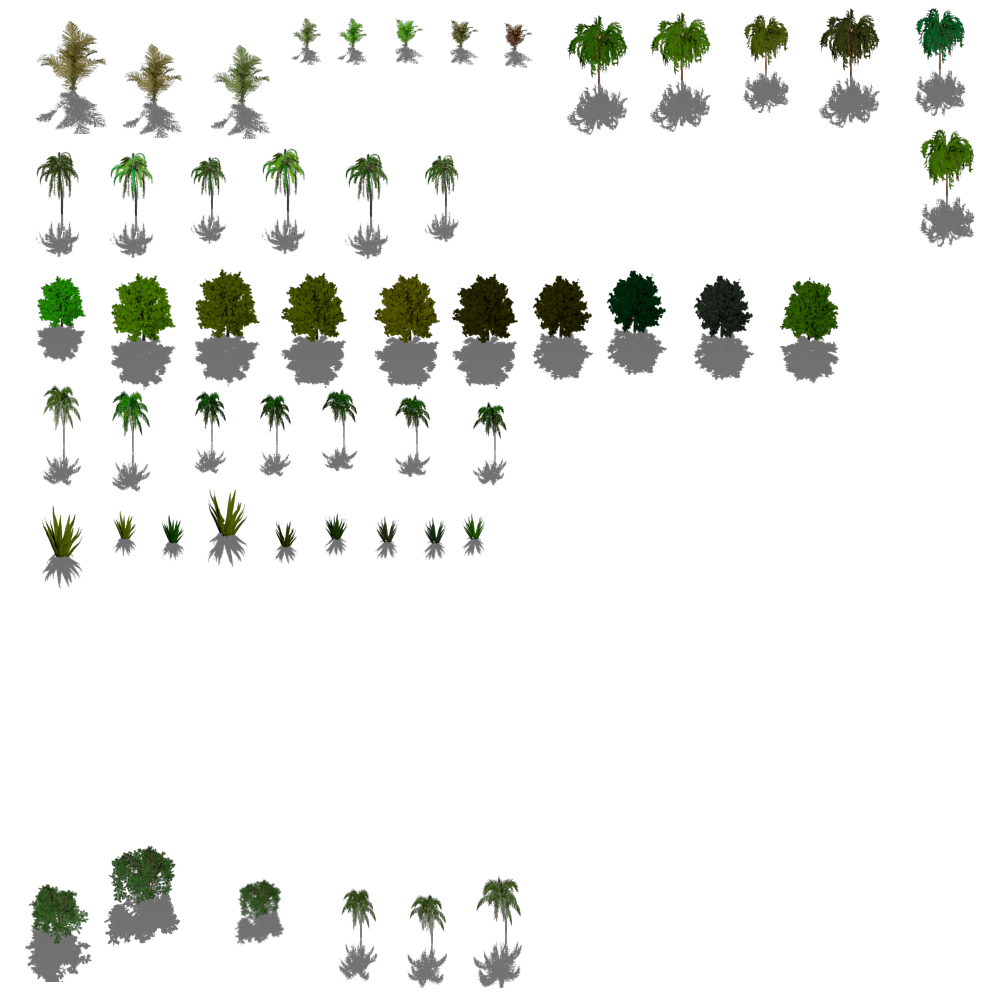
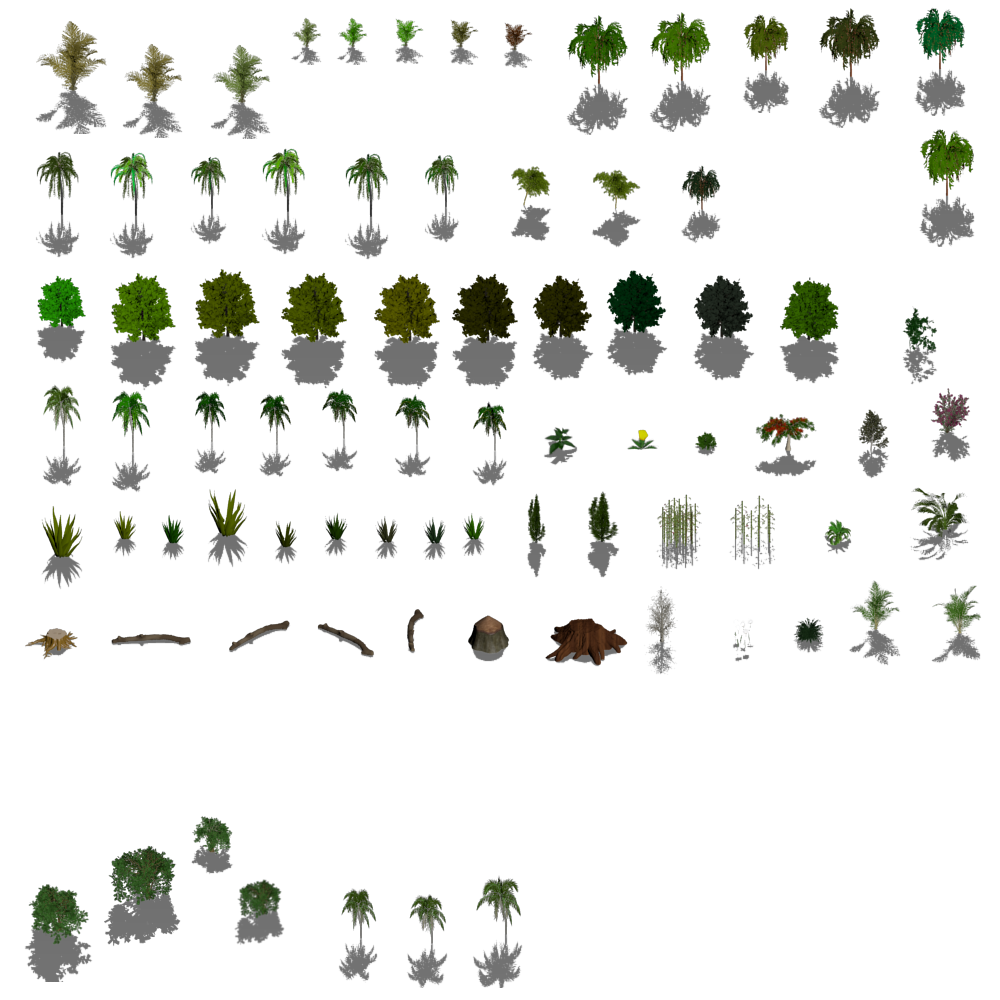
Two versions of the same layered image (w=1000, h=1000). Layer-by-layer changes:
added layer "Background copy#28" above "Background copy#27" over [902, 306, 938, 385]
added layer "Background copy#27" above "Background copy#26" over [191, 815, 234, 875]
added layer "Background copy#26" above "Background copy#25" over [930, 388, 971, 463]
added layer "Background copy#25" above "Background copy#24" over [910, 487, 970, 561]
added layer "Background copy#24" above "Background copy#23" over [680, 165, 721, 244]
added layer "Background copy#23" above "Background copy#22" over [931, 585, 982, 664]
added layer "Background copy#22" above "Background copy#21" over [848, 580, 901, 666]
added layer "Background copy#21" above "Background copy#20" over [591, 169, 642, 248]
added layer "Background copy#20" above "Background copy#19" over [510, 166, 552, 242]
added layer "Background copy#18" above "Background copy#17" over [857, 409, 890, 479]
added layer "Background copy#16" above "Background copy#15" over [754, 413, 817, 477]
added layer "Background copy#14" above "Background copy#13" over [729, 495, 776, 570]
added layer "Background copy#13" above "Background copy#12" over [656, 494, 702, 570]
added layer "Background copy#11" above "Background copy#10" over [644, 586, 678, 675]
added layer "Background copy#10" above "Background copy#9" over [545, 618, 628, 667]
added layer "Background copy#9" above "Background copy#8" over [468, 615, 510, 662]
added layer "Background copy#7" above "Background copy#6" over [317, 623, 375, 659]
added layer "Background copy#6" above "Background copy#5" over [228, 620, 291, 653]
added layer "Background copy#3" above "Background copy#2" over [543, 426, 578, 466]
added layer "Background copy#2" above "Background copy#1" over [586, 491, 620, 578]
added layer "Background copy#1" above "Background copy" over [526, 493, 547, 578]
added layer "Background copy" above "g2iy8rbl.bmp" over [25, 628, 78, 660]
…and 7 more changes (7 added)
